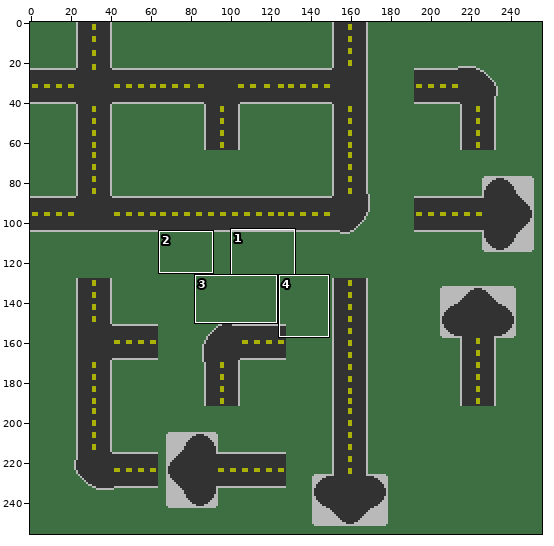
Sprite sheet -- Assets/TEST_ATLAS_TWO-export.png. Above: a wide view before the commit, with the close-up outlined.
Close-up. Earlier state:
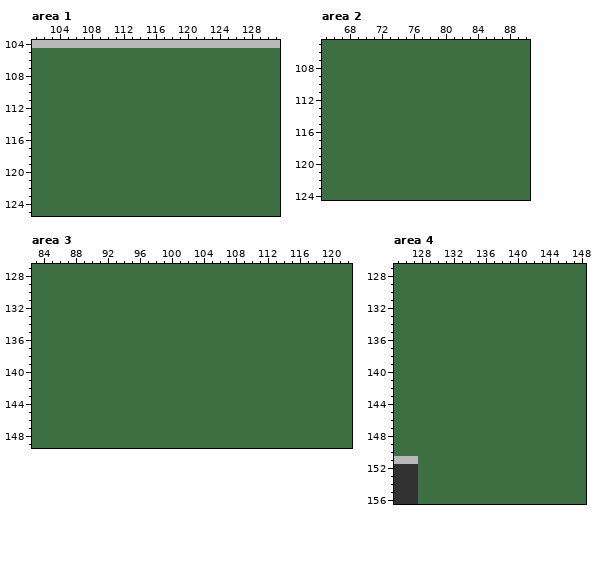
The file is 256x256 pixels. Colours within 5 levels of each other are drawn and written as one. Shown: area 1: x 101..131, y 104..125; area 2: x 65..90, y 105..124; area 3: x 83..122, y 127..149; area 4: x 125..148, y 127..156. The commit also changed other parts of the picture, which this record leaves out.
And afterwards:
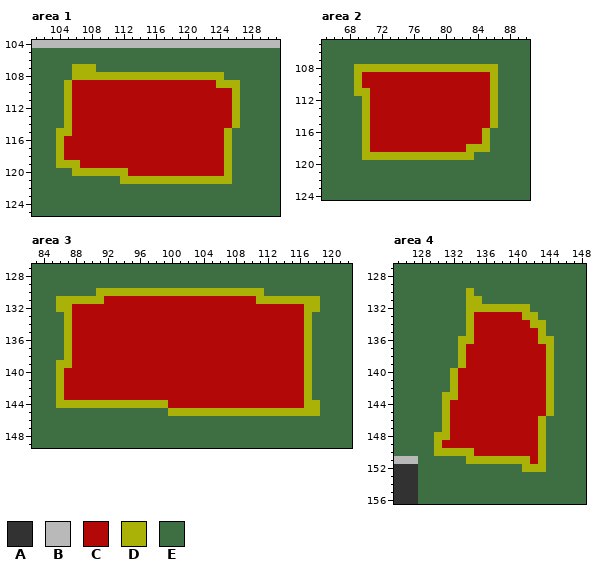
Palette (. is transparent): A #323232  B #b9b9b9  C #b20808  D #aab208  E #3d6f43
What changed:
Area 1:
y 107: x 106..108 EEE -> DDD
y 108: x 106..124 EEEEEEEEEEEEEEEEEEE -> DDDDDDDDDDDDDDDDDDD
y 109: x 105..126 EEEEEEEEEEEEEEEEEEEEEE -> DCCCCCCCCCCCCCCCCCCDDD
y 110..114: x 105..126 EEEEEEEEEEEEEEEEEEEEEE -> DCCCCCCCCCCCCCCCCCCCCD
y 115: x 104..125 EEEEEEEEEEEEEEEEEEEEEE -> DDCCCCCCCCCCCCCCCCCCCD
y 116..118: x 104..125 EEEEEEEEEEEEEEEEEEEEEE -> DCCCCCCCCCCCCCCCCCCCCD
y 119: x 104..125 EEEEEEEEEEEEEEEEEEEEEE -> DDDCCCCCCCCCCCCCCCCCCD
y 120: x 106..125 EEEEEEEEEEEEEEEEEEEE -> DDDDDDDCCCCCCCCCCCCD
y 121: x 112..125 EEEEEEEEEEEEEE -> DDDDDDDDDDDDDD
Area 2:
y 108: x 69..86 EEEEEEEEEEEEEEEEEE -> DDDDDDDDDDDDDDDDDD
y 109..110: x 69..86 EEEEEEEEEEEEEEEEEE -> DCCCCCCCCCCCCCCCCD
y 111: x 69..86 EEEEEEEEEEEEEEEEEE -> DDCCCCCCCCCCCCCCCD
y 112..115: x 70..86 EEEEEEEEEEEEEEEEE -> DCCCCCCCCCCCCCCCD
y 116..117: x 70..85 EEEEEEEEEEEEEEEE -> DCCCCCCCCCCCCCCD
y 118: x 70..85 EEEEEEEEEEEEEEEE -> DCCCCCCCCCCCCDDD
y 119: x 70..83 EEEEEEEEEEEEEE -> DDDDDDDDDDDDDD
Area 3:
y 130: x 91..111 EEEEEEEEEEEEEEEEEEEEE -> DDDDDDDDDDDDDDDDDDDDD
y 131: x 86..118 EEEEEEEEEEEEEEEEEEEEEEEEEEEEEEEEE -> DDDDDDCCCCCCCCCCCCCCCCCCCDDDDDDDD
y 132: x 86..118 EEEEEEEEEEEEEEEEEEEEEEEEEEEEEEEEE -> DDCCCCCCCCCCCCCCCCCCCCCCCCCCCCCDD
y 133..138: x 87..117 EEEEEEEEEEEEEEEEEEEEEEEEEEEEEEE -> DCCCCCCCCCCCCCCCCCCCCCCCCCCCCCD
y 139: x 86..117 EEEEEEEEEEEEEEEEEEEEEEEEEEEEEEEE -> DDCCCCCCCCCCCCCCCCCCCCCCCCCCCCCD
y 140..143: x 86..117 EEEEEEEEEEEEEEEEEEEEEEEEEEEEEEEE -> DCCCCCCCCCCCCCCCCCCCCCCCCCCCCCCD
y 144: x 86..118 EEEEEEEEEEEEEEEEEEEEEEEEEEEEEEEEE -> DDDDDDDDDDDDDDCCCCCCCCCCCCCCCCCDD
y 145: x 100..118 EEEEEEEEEEEEEEEEEEE -> DDDDDDDDDDDDDDDDDDD
Area 4:
y 130: x 134 E -> D
y 131: x 134..135 EE -> DD
y 132: x 134..141 EEEEEEEE -> DDDDDDDD
y 133: x 134..142 EEEEEEEEE -> DCCCCCCDD
y 134: x 134..143 EEEEEEEEEE -> DCCCCCCCDD
y 135: x 134..143 EEEEEEEEEE -> DCCCCCCCCD
y 136: x 133..144 EEEEEEEEEEEE -> DDCCCCCCCCDD
y 137..139: x 133..144 EEEEEEEEEEEE -> DCCCCCCCCCCD
y 140..142: x 132..144 EEEEEEEEEEEEE -> DCCCCCCCCCCCD
y 143: x 131..144 EEEEEEEEEEEEEE -> DDCCCCCCCCCCCD
y 144..145: x 131..144 EEEEEEEEEEEEEE -> DCCCCCCCCCCCCD
y 146..147: x 131..143 EEEEEEEEEEEEE -> DCCCCCCCCCCCD
y 148: x 130..143 EEEEEEEEEEEEEE -> DDCCCCCCCCCCCD
y 149: x 130..143 EEEEEEEEEEEEEE -> DCCCCCCCCCCCCD
y 150: x 130..143 EEEEEEEEEEEEEE -> DDDDDCCCCCCCCD
y 151: x 134..143 EEEEEEEEEE -> DDDDDDDDCD
y 152: x 141..143 EEE -> DDD
Boxes around the changes in both close-ups, in picture pixels (x1, y1, x2, y2):
changed: (56, 64, 240, 184)
changed: (354, 64, 498, 160)
changed: (56, 288, 320, 416)
changed: (434, 288, 554, 472)
